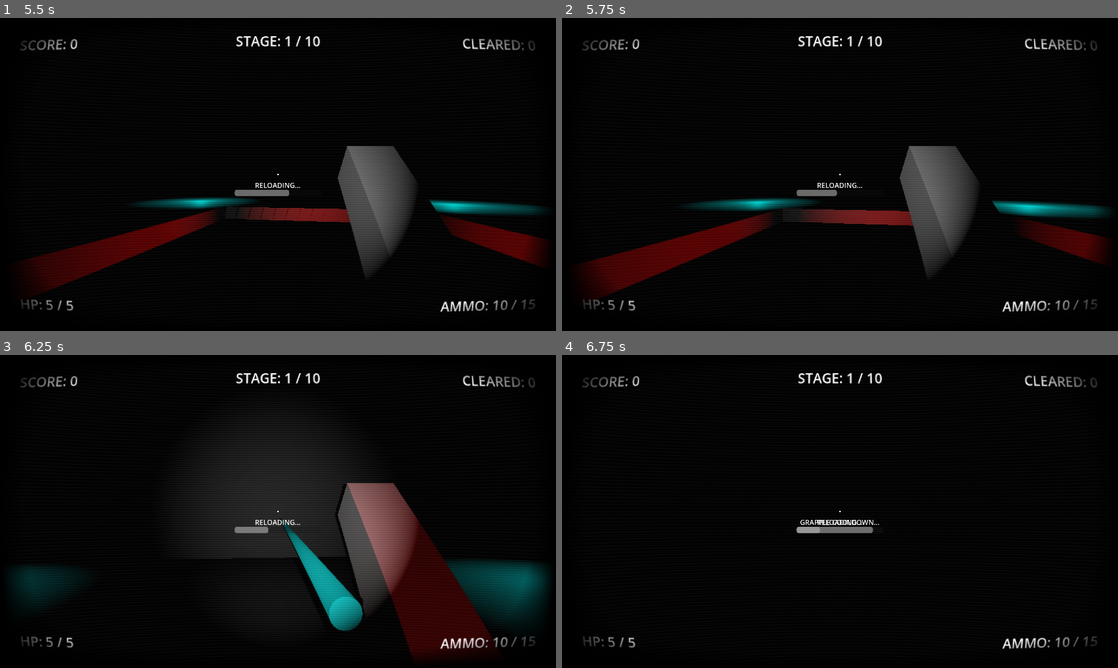
Above: before the commit, frames 1-4 (two rows, left to right).
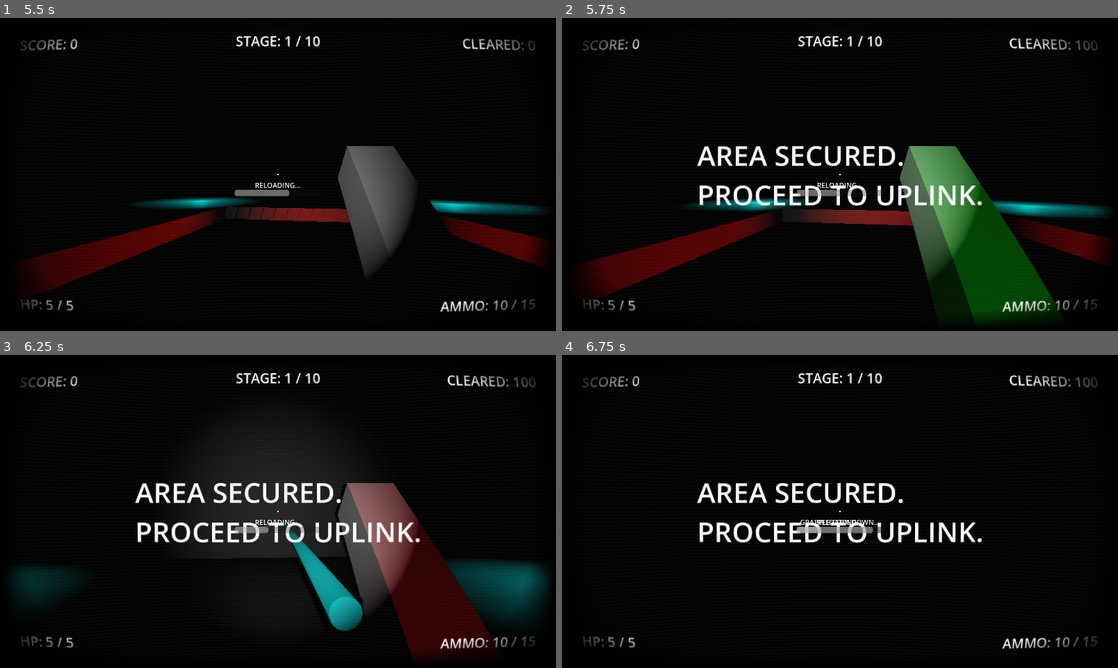
Above: after the commit, the same moments.

Repository: EnderiousGaming/R0-0TRoguelike
Game: Godot game, scene res://scenes/main_menu.tscn
The game is run twice, just before and just after one commit, with the same random seed, the same clock (stepped at 60 frames per second) and the same inputs.
Inputs (mouse positions are in pixels of both pictures, inside the frame that each line leads up to):
- Up to frame 1 (5.5 s): click "Start" at 0.5 s; move the mouse to (305, 174) at 1.27 s; hold W (move_forward) from 1.28 s (still down); right-click (305, 174) at 1.35 s; click (305, 174) at 1.42 s; tap Space (jump) at 1.52, 2.27, 3.77, 4.52, 5.27 s; move the mouse to (250, 174) at 2.02 s; tap E (interact) at 2.1, 4.35 s; move the mouse to (289, 168) at 2.77 s; press the mouse at (289, 168) at 2.78 s; move the mouse to (272, 180) at 3.52 s; release the mouse at (272, 180) at 3.53 s; right-click (272, 180) at 3.6 s; click (272, 180) at 3.67 s; move the mouse to (316, 177) at 4.27 s; tap R (reload) at 4.9 s; move the mouse to (233, 171) at 5.02 s; click (233, 171) at 5.1 s
- Up to frame 2 (5.75 s): keep holding W (move_forward); tap K (debug_clear_level, bound only after the commit) at 5.65 s
- Up to frame 3 (6.25 s): keep holding W (move_forward); move the mouse to (283, 511) at 5.77 s; right-click (283, 511) at 5.85 s; click (283, 511) at 5.92 s
- Up to frame 4 (6.75 s): move the mouse to (817, 505) at 6.52 s; release W (move_forward) at 6.53 s; hold D (move_right) from 6.53 s (still down); tap E (interact) at 6.6 s

Frame 1 is identical in both runs. In frame 2, 11% of the frame differs, in the area x 24-96%, y 6-98%; in frame 3, 2.7%; in frame 4, 2.7%.

Commit message:
Added boss AUREUS, set scripting for boss level, added developer level skip key

Diff:
--- a/project.godot
+++ b/project.godot
@@ -117,6 +117,11 @@
 , Object(InputEventKey,"resource_local_to_scene":false,"resource_name":"","device":-1,"window_id":0,"alt_pressed":false …(183 unchanged characters)…
 ]
 }
+debug_clear_level={
+"deadzone": 0.2,
+"events": [Object(InputEventKey,"resource_local_to_scene":false,"resource_name":"","device":-1,"window_id":0,"alt_pressed":false,"shift_pressed":false,"ctrl_pressed":false,"meta_pressed":false,"pressed":false,"keycode":0,"physical_keycode":75,"key_label":0,"unicode":107,"location":0,"echo":false,"script":null)
+]
+}
 
 [physics]
 
--- a/scenes/world.tscn
+++ b/scenes/world.tscn
@@ -68,4 +68,9 @@
 script = ExtResource("4_k0juu")
 metadata/_editor_floor_ = Vector3(0, 0, 0)
 
+[node name="HazardShiftTimer" type="Timer" parent="." unique_id=688132250]
+wait_time = 8.0
+autostart = true
+
 [connection signal="timeout" from="WaveDirector/Timer" to="WaveDirector" method="_on_timer_timeout"]
+[connection signal="timeout" from="HazardShiftTimer" to="NavigationRegion3D/GridMap" method="_on_hazard_shift_timer_timeout"]
--- a/scripts/player.gd
+++ b/scripts/player.gd
@@ -111,6 +111,25 @@
 		else:
 			DisplayServer.window_set_mode(DisplayServer.WINDOW_MODE_FULLSCREEN)
 
+	# DEBUG: Immediate Level Clear
+	if OS.is_debug_build() and event.is_action_pressed("debug_clear_level"):
+		force_level_clear()
+
+func force_level_clear():
+	print("DEBUG: Force clearing current stage...")
+
+	# Set the kill count to the limit required for the current stage
+	# Assuming your limit is stored in RunManager
+	RunManager.enemies_defeated_this_room = 100 # Or your specific stage limit [cite: 19, 21]
+
+	# If your portal or UI needs a direct notification to update:
+	var portal = get_tree().current_scene.get_node_or_null("Portal")
+	if portal and portal.has_method("open_portal"):
+		portal.open_portal()
+
+	# Update the HUD immediately so you see the change
+	_process(0)
+
 func _physics_process(delta):
 	# --- CALCULATE MODIFIED PHYSICS ---
 	var current_gravity = gravity
--- a/scripts/portal.gd
+++ b/scripts/portal.gd
@@ -41,7 +41,7 @@
 
 			# THE FINAL BOSS
 			10:
-				next_scene_path = "res://scenes/boss.tscn"
+				next_scene_path = "res://scenes/world.tscn"
 
 			# SAFETY NET (If the stage goes over 10 or bugs out, return to the Hub)
 			_:
--- a/scripts/wfc_generator.gd
+++ b/scripts/wfc_generator.gd
@@ -1,4 +1,6 @@
 extends GridMap
+
+@export var is_boss_arena: bool = false
 
 # --- CONFIGURATION ---
 var grid_width = 20
@@ -25,6 +27,29 @@
 # ==========================================
 
 func _ready():
+	# Automatically detect if this is the final encounter
+	if RunManager.current_stage == 10:
+		is_boss_arena = true
+		print("SYSTEM: Final Stage reached. Initializing Boss Arena protocols.")
+	# 1. Decide the weights right when the node loads!
+	if is_boss_arena:
+		# THE UNSTABLE CORE: No walls, lots of pillars, 20% hazard floor
+		tile_weights = {
+			TILE_FLOOR: 60,
+			TILE_WALL: 0,
+			TILE_PILLAR: 20,
+			TILE_HAZARD: 20
+		}
+	else:
+		# STANDARD ROOM: Your normal weights
+		tile_weights = {
+			TILE_FLOOR: 80,
+			TILE_WALL: 5,
+			TILE_PILLAR: 10,
+			TILE_HAZARD: 5
+		}
+
+	# 2. Proceed with generation
 	print("SYSTEM: Initializing Wave Function Collapse...")
 	generate_wfc()
 
@@ -84,7 +109,7 @@
 
 	print("SYSTEM: Map Generation Complete!")
 
-	# # ==========================================
+	# ==========================================
 	# THE PILLAR PLASTER PASS (Filling the holes)
 	# ==========================================
 
@@ -167,6 +192,14 @@
 
 		print("SYSTEM: ", lights_placed, " cyan light fixtures deployed.")
 
+		# In generate_wfc() under Entity Spawn Logic:
+		if is_boss_arena:
+			var aureus_scene = preload("res://scenes/boss.tscn")
+			var boss_instance = aureus_scene.instantiate()
+			get_parent().add_child(boss_instance)
+			# Place him on a random floor tile
+			boss_instance.global_position = to_global(map_to_local(floor_cells.pick_random())) + Vector3(0, 2.0, 0)
+
 	# ==========================================
 	# CORRUPTED DOMAIN DEPLOYMENT
 	# ==========================================
@@ -234,3 +267,47 @@
 			if locked_wall_neighbors >= 2:
 				if current_options.has(TILE_WALL):
 					current_options.erase(TILE_WALL)
+
+
+# ==========================================
+# DYNAMIC ARENA HAZARDS
+# ==========================================
+
+func _on_hazard_shift_timer_timeout():
+	if not is_boss_arena:
+		return # Only shift the room if we are fighting AUREUS
+
+	print("SYSTEM: Arena Core unstable! Re-routing Corrupted Domains...")
+
+	# 1. Destroy the old invisible damage hitboxes safely
+	for child in get_children():
+		if child.name.begins_with("DynamicHazard"):
+			child.queue_free()
+
+	# 2. Gather every single walkable cell in the arena
+	var floor_cells = get_used_cells_by_item(TILE_FLOOR)
+	var hazard_cells = get_used_cells_by_item(TILE_HAZARD)
+	var all_walkable = floor_cells + hazard_cells
+
+	# 3. Visually reset the entire floor to safe, standard concrete
+	for cell in all_walkable:
+		set_cell_item(cell, TILE_FLOOR)
+
+	# 4. Shuffle the deck and pick new spots for the hazards
+	all_walkable.shuffle()
+
+	# Make exactly 25% of the room a deadly hazard
+	var new_hazard_count = int(all_walkable.size() * 0.25)
+	var hazard_scene = preload("res://scenes/hazard_zone.tscn")
+
+	for i in range(new_hazard_count):
+		var cell = all_walkable[i]
+
+		# Change the visual GridMap tile to the purple Hazard material
+		set_cell_item(cell, TILE_HAZARD)
+
+		# Spawn the physical damage hitbox and lift it 1 meter up (like we fixed earlier!)
+		var zone = hazard_scene.instantiate()
+		zone.name = "DynamicHazard_" + str(i)
+		add_child(zone)
+		zone.global_position = to_global(map_to_local(cell)) + Vector3(0, 1.0, 0)
